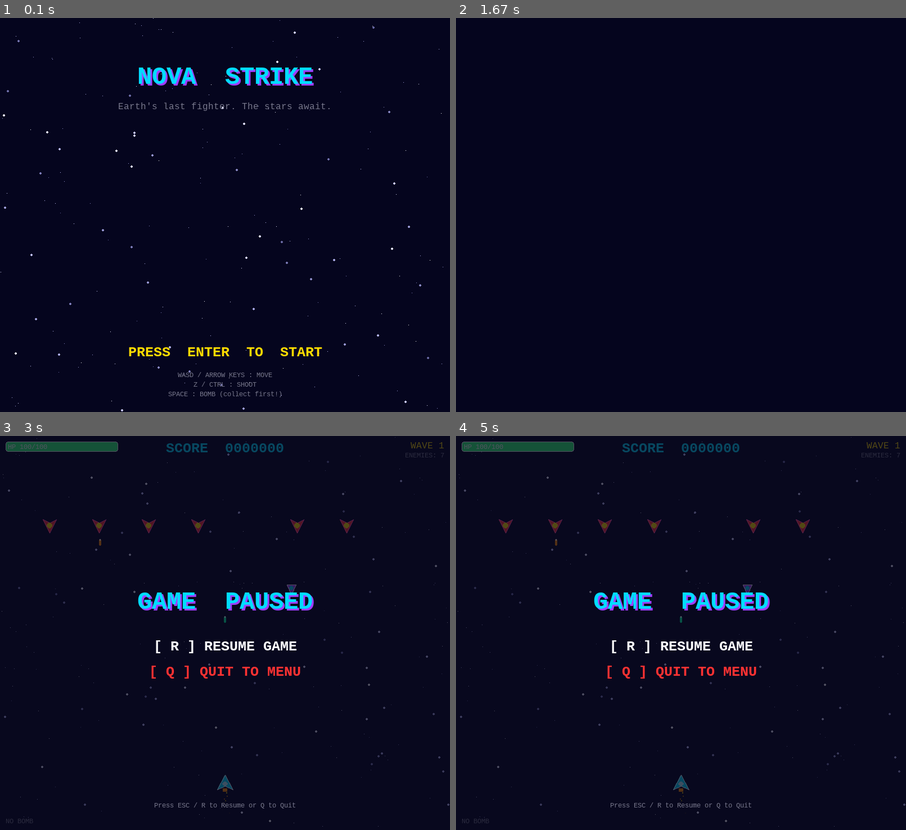
Above: before the commit, frames 1-4 (two rows, left to right).
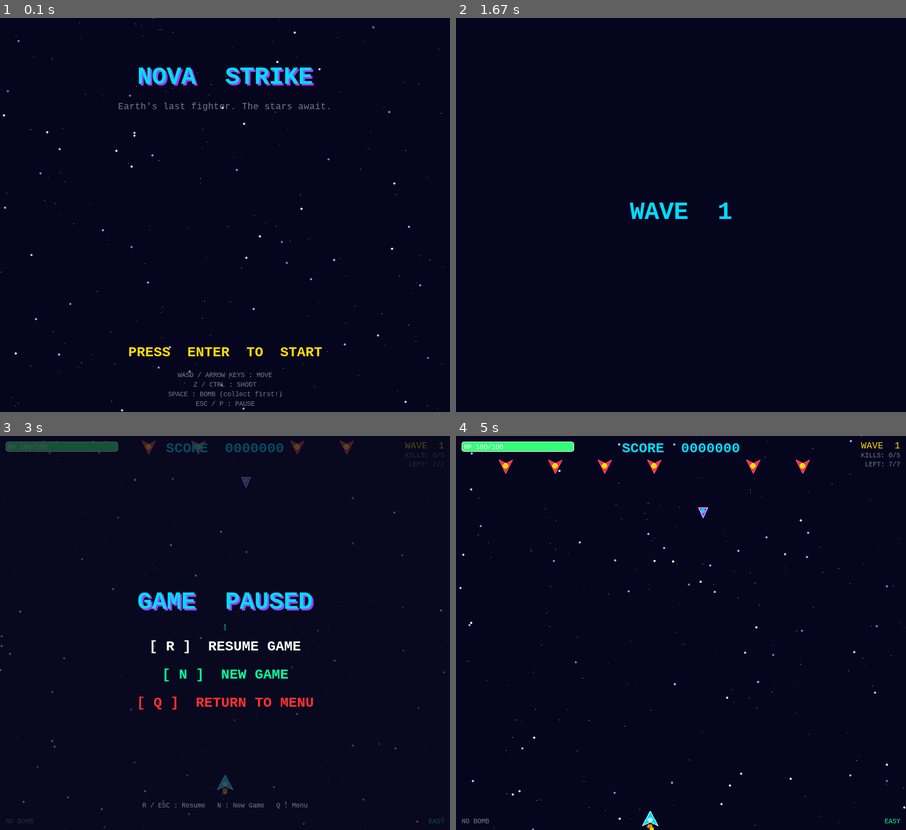
Above: after the commit, the same moments.

Repository: Nolwazee/Nova-Strike-2D-Pygame
Game: pygame game, started from game.py
Same seed, same stepped clock (60 frames per second), same inputs: the game is played once before the commit and once after it.
Inputs:
- Up to frame 1 (0.1 s): no input
- Up to frame 2 (1.67 s): tap Enter at 0.33 s; tap Space at 0.67 s; tap 1 at 1 s
- Up to frame 3 (3 s): tap Z at 2.33 s; hold P from 2.67 s (still down); hold D from 2.67 s (still down)
- Up to frame 4 (5 s): release P at 3.13 s; release D at 3.13 s; hold N 3.17-3.63 s; hold Left 4.17-4.7 s; hold Space from 4.73 s (still down); hold S from 4.73 s (still down)

The runs differ from the first frame. In frame 1, less than 0.1% of the frame differs, in the area x 43-57%, y 97-99%; in frame 2, 0.4%; in frame 3, 2.5%; in frame 4, 4.1%, in the area x 0-100%, y 0-100%.

Commit message:
Add difficulty selection and wave objectives

Diff:
--- a/game.py
+++ b/game.py
@@ -483,11 +483,12 @@
 
 # ─── WAVE DEFINITIONS ────────────────────────────────────────────────────────
 
-def build_wave(wave_num):
+def build_wave(wave_num, speed_mult=1.0):
     enemies = []
     if wave_num % 5 == 0:  # Boss wave
         e = Enemy("boss", W // 2 - 32, -80, wave_num)
         e.entry_y = 40
+        e.speed *= speed_mult
         enemies.append(e)
     else:
         count_basic = 4 + wave_num * 2
@@ -508,8 +509,18 @@
             y = -60 - row * 70
             e = Enemy(etype, x, y, wave_num)
             e.entry_y = 60 + row * 70
+            e.speed *= speed_mult
             enemies.append(e)
     return enemies
+
+
+# ─── WAVE RULES ──────────────────────────────────────────────────────────────
+
+def get_required_kills(wave, wave_total):
+    """Minimum player kills needed before a wave can be cleared."""
+    if wave % 5 == 0:
+        return 1  # boss must be defeated
+    return max(1, math.ceil(wave_total * 0.7))
 
 
 # ─── HUD DRAWING ─────────────────────────────────────────────────────────────
@@ -520,7 +531,8 @@
 font_tiny  = pygame.font.SysFont("consolas", 14)
 
 
-def draw_hud(surf, player, wave, enemies_left, bomb_available):
+def draw_hud(surf, player, wave, enemies_left, bomb_available,
+             wave_total=0, kills_this_wave=0, required_kills=0, diff_label=""):
     # HP bar
     bar_w = 200
     ratio = player.hp / player.max_hp
@@ -535,13 +547,24 @@
     score_txt = font_med.render(f"SCORE  {player.score:07d}", True, CYAN)
     surf.blit(score_txt, (W // 2 - score_txt.get_width() // 2, 8))
 
-    # Wave
-    wave_txt = font_small.render(f"WAVE {wave}", True, YELLOW)
+    # Wave label — red on boss waves
+    is_boss_wave = (wave % 5 == 0)
+    wave_label = f"BOSS  WAVE  {wave}" if is_boss_wave else f"WAVE  {wave}"
+    wave_txt = font_small.render(wave_label, True, RED if is_boss_wave else YELLOW)
     surf.blit(wave_txt, (W - wave_txt.get_width() - 10, 8))
 
-    # Enemies
-    en_txt = font_tiny.render(f"ENEMIES: {enemies_left}", True, GREY)
-    surf.blit(en_txt, (W - en_txt.get_width() - 10, 28))
+    if is_boss_wave:
+        # Boss wave: just remind the player what to do
+        boss_txt = font_tiny.render("DEFEAT  THE  BOSS", True, RED)
+        surf.blit(boss_txt, (W - boss_txt.get_width() - 10, 28))
+    else:
+        # Normal wave: kills progress (turns green when threshold met) + enemies remaining
+        kills_color = NEON_GREEN if kills_this_wave >= required_kills else GREY
+        kills_txt = font_tiny.render(f"KILLS: {kills_this_wave}/{required_kills}", True, kills_color)
+        surf.blit(kills_txt, (W - kills_txt.get_width() - 10, 28))
+        en_label = f"LEFT: {enemies_left}/{wave_total}" if wave_total else f"LEFT: {enemies_left}"
+        en_txt = font_tiny.render(en_label, True, GREY)
+        surf.blit(en_txt, (W - en_txt.get_width() - 10, 44))
 
     # Power-up timers
     y = 36
@@ -557,6 +580,13 @@
     bomb_txt = font_tiny.render("[ SPACE ] BOMB" if bomb_available else "NO BOMB", True, bomb_col)
     surf.blit(bomb_txt, (10, H - 22))
 
+    # Difficulty label (bottom-right)
+    if diff_label:
+        diff_colors = {"EASY": NEON_GREEN, "MEDIUM": YELLOW, "HARD": RED}
+        dc = diff_colors.get(diff_label, GREY)
+        dt = font_tiny.render(diff_label, True, dc)
+        surf.blit(dt, (W - dt.get_width() - 10, H - 22))
+
 
 def draw_stars(surf, stars):
     for s in stars:
@@ -617,7 +647,7 @@
 
         screen.blit(ship_sprite, (W // 2 - 30, int(ship_y)))
 
-        if tick % 80 < 55:
+        if tick % 60 < 30:
             start = font_med.render("PRESS  ENTER  TO  START", True, YELLOW)
             screen.blit(start, (W // 2 - start.get_width() // 2, H - 120))
 
@@ -625,10 +655,184 @@
             "WASD / ARROW KEYS : MOVE",
             "Z / CTRL : SHOOT",
             "SPACE : BOMB (collect first!)",
+            "ESC / P : PAUSE",
         ]
         for i, line in enumerate(controls):
             t = font_tiny.render(line, True, GREY)
             screen.blit(t, (W // 2 - t.get_width() // 2, H - 72 + i * 17))
+
+        pygame.display.flip()
+        clock.tick(FPS)
+        tick += 1
+
+
+def story_screen():
+    """Show mission briefing between title and first wave. Returns 'start' or 'back'."""
+    stars = draw_star_field(200)
+    lines = [
+        ("YEAR 2157  —  EARTH IS UNDER SIEGE.", RED),
+        ("", WHITE),
+        ("The Void Armada, an alien fleet of", WHITE),
+        ("unimaginable scale, tore through every", WHITE),
+        ("planetary defense in hours.", WHITE),
+        ("", WHITE),
+        ("Cities are burning. Governments have", WHITE),
+        ("fallen. Humanity's military is gone.", WHITE),
+        ("", WHITE),
+        ("You are the last pilot standing.", YELLOW),
+        ("One ship.  One chance.", YELLOW),
+        ("", WHITE),
+        ("Survive.  Defend Earth.  Destroy them.", CYAN),
+    ]
+    tick = 0
+
+    while True:
+        for ev in pygame.event.get():
+            if ev.type == pygame.QUIT:
+                pygame.quit(); sys.exit()
+            if ev.type == pygame.KEYDOWN:
+                if ev.key in (pygame.K_RETURN, pygame.K_SPACE):
+                    return "start"
+                if ev.key == pygame.K_ESCAPE:
+                    return "back"
+
+        screen.fill(DARK_BLUE)
+        scroll_stars(stars)
+        draw_stars(screen, stars)
+
+        hdr = font_med.render("MISSION  BRIEFING", True, CYAN)
+        shd = font_med.render("MISSION  BRIEFING", True, PURPLE)
+        tx = W // 2 - hdr.get_width() // 2
+        screen.blit(shd, (tx + 2, 42))
+        screen.blit(hdr, (tx, 40))
+        pygame.draw.line(screen, GREY, (80, 78), (W - 80, 78), 1)
+
+        for i, (text, col) in enumerate(lines):
+            t = font_small.render(text, True, col)
+            screen.blit(t, (W // 2 - t.get_width() // 2, 100 + i * 34))
+
+        if tick % 60 < 30:
+            go = font_med.render("PRESS  ENTER  TO  LAUNCH", True, NEON_GREEN)
+            screen.blit(go, (W // 2 - go.get_width() // 2, H - 70))
+
+        back_hint = font_tiny.render("ESC : Back to Menu", True, GREY)
+        screen.blit(back_hint, (W // 2 - back_hint.get_width() // 2, H - 28))
+
+        pygame.display.flip()
+        clock.tick(FPS)
+        tick += 1
+
+
+def difficulty_selection_screen():
+    """Let the player choose difficulty. Returns a difficulty dict, or None (ESC = back)."""
+    stars = draw_star_field(200)
+    tick = 0
+    selected_index = 1  # default to MEDIUM
+
+    DIFFICULTIES = [
+        {
+            "label": "EASY",
+            "target_waves": 5,
+            "speed_mult": 0.85,
+            "powerup_mult": 1.25,
+            "desc": ["5 Waves", "Slower enemies", "More power-ups"],
+            "color": NEON_GREEN,
+            "key": pygame.K_1,
+        },
+        {
+            "label": "MEDIUM",
+            "target_waves": 10,
+            "speed_mult": 1.0,
+            "powerup_mult": 1.0,
+            "desc": ["10 Waves", "Standard gameplay", ""],
+            "color": YELLOW,
+            "key": pygame.K_2,
+        },
+        {
+            "label": "HARD",
+            "target_waves": 15,
+            "speed_mult": 1.2,
+            "powerup_mult": 0.75,
+            "desc": ["15 Waves", "Faster enemies", "Fewer power-ups"],
+            "color": RED,
+            "key": pygame.K_3,
+        },
+    ]
+
+    while True:
+        for ev in pygame.event.get():
+            if ev.type == pygame.QUIT:
+                pygame.quit(); sys.exit()
+            if ev.type == pygame.KEYDOWN:
+                if ev.key == pygame.K_ESCAPE:
+                    return None
+                if ev.key in (pygame.K_LEFT, pygame.K_a):
+                    selected_index = (selected_index - 1) % len(DIFFICULTIES)
+                elif ev.key in (pygame.K_RIGHT, pygame.K_d):
+                    selected_index = (selected_index + 1) % len(DIFFICULTIES)
+                elif ev.key in (pygame.K_RETURN, pygame.K_KP_ENTER):
+                    return DIFFICULTIES[selected_index]
+                else:
+                    for i, d in enumerate(DIFFICULTIES):
+                        if ev.key == d["key"]:
+                            return d
+
+        screen.fill(DARK_BLUE)
+        scroll_stars(stars)
+        draw_stars(screen, stars)
+
+        hdr = font_med.render("SELECT  DIFFICULTY", True, CYAN)
+        shd = font_med.render("SELECT  DIFFICULTY", True, PURPLE)
+        tx = W // 2 - hdr.get_width() // 2
+        screen.blit(shd, (tx + 2, 62))
+        screen.blit(hdr, (tx, 60))
+        pygame.draw.line(screen, GREY, (80, 100), (W - 80, 100), 1)
+
+        card_w = 190
+        card_h = 160
+        gap = 20
+        total_w = card_w * 3 + gap * 2
+        start_x = W // 2 - total_w // 2
+
+        for i, d in enumerate(DIFFICULTIES):
+            cx = start_x + i * (card_w + gap)
+            cy = 140
+            is_selected = (i == selected_index)
+
+            card_rect = pygame.Rect(cx, cy, card_w, card_h)
+            pygame.draw.rect(screen, (15, 15, 40), card_rect, border_radius=8)
+            if is_selected:
+                # thick bright border for selected card
+                pygame.draw.rect(screen, d["color"], card_rect, 4, border_radius=8)
+                # outer glow ring
+                glow_rect = pygame.Rect(cx - 3, cy - 3, card_w + 6, card_h + 6)
+                pygame.draw.rect(screen, d["color"], glow_rect, 1, border_radius=10)
+            else:
+                pygame.draw.rect(screen, d["color"], card_rect, 2, border_radius=8)
+
+            key_hint = font_tiny.render(f"[ {i + 1} ]", True, d["color"])
+            screen.blit(key_hint, (cx + card_w // 2 - key_hint.get_width() // 2, cy + 10))
+
+            label_col = WHITE if is_selected else d["color"]
+            label_txt = font_med.render(d["label"], True, label_col)
+            screen.blit(label_txt, (cx + card_w // 2 - label_txt.get_width() // 2, cy + 30))
+
+            pygame.draw.line(screen, d["color"], (cx + 16, cy + 62), (cx + card_w - 16, cy + 62), 1)
+
+            for j, line in enumerate(d["desc"]):
+                if line:
+                    lt = font_tiny.render(line, True, WHITE)
+                    screen.blit(lt, (cx + card_w // 2 - lt.get_width() // 2, cy + 74 + j * 22))
+
+            if is_selected:
+                sel_txt = font_tiny.render("SELECTED", True, d["color"])
+                screen.blit(sel_txt, (cx + card_w // 2 - sel_txt.get_width() // 2, cy + card_h + 8))
+
+        hint_line = font_tiny.render(
+            "← / →  or  A / D : Choose      ENTER : Confirm      ESC : Back",
+            True, GREY
+        )
+        screen.blit(hint_line, (W // 2 - hint_line.get_width() // 2, H - 28))
 
         pygame.display.flip()
         clock.tick(FPS)
@@ -661,6 +865,50 @@
         if tick % 80 < 55:
             r = font_med.render("[ R ] RETRY     [ ESC ] QUIT", True, WHITE)
             screen.blit(r, (W // 2 - r.get_width() // 2, H - 100))
+
+        pygame.display.flip()
+        clock.tick(FPS)
+        tick += 1
+
+
+def mission_complete_screen(score):
+    """Victory screen shown after clearing Wave 5 (first boss). Returns 'retry' or 'menu'."""
+    stars = draw_star_field(200)
+    tick = 0
+    while True:
+        for ev in pygame.event.get():
+            if ev.type == pygame.QUIT: pygame.quit(); sys.exit()
+            if ev.type == pygame.KEYDOWN:
+                if ev.key == pygame.K_r:                     return "retry"
+                if ev.key in (pygame.K_ESCAPE, pygame.K_q): return "menu"
+
+        screen.fill(DARK_BLUE)
+        scroll_stars(stars)
+        draw_stars(screen, stars)
+
+        hdr = font_big.render("MISSION  COMPLETE!", True, NEON_GREEN)
+        shd = font_big.render("MISSION  COMPLETE!", True, (0, 80, 40))
+        tx  = W // 2 - hdr.get_width() // 2
+        screen.blit(shd, (tx + 3, 143))
+        screen.blit(hdr, (tx, 140))
+        pygame.draw.line(screen, NEON_GREEN, (80, 198), (W - 80, 198), 1)
+
+        lines = [
+            ("The Void Armada flagship has been destroyed.", WHITE),
+            ("Earth is saved. Humanity lives on.", YELLOW),
+            ("", WHITE),
+            (f"FINAL  SCORE :  {score:07d}", CYAN),
+        ]
+        for i, (text, col) in enumerate(lines):
+            t = font_small.render(text, True, col)
+            screen.blit(t, (W // 2 - t.get_width() // 2, 226 + i * 36))
+
+        if tick % 60 < 30:
+            opts = font_med.render("[ R ] PLAY AGAIN     [ ESC ] MENU", True, YELLOW)
+            screen.blit(opts, (W // 2 - opts.get_width() // 2, H - 100))
+
+        hint = font_tiny.render("R : Retry   ESC / Q : Return to Menu", True, GREY)
+        screen.blit(hint, (W // 2 - hint.get_width() // 2, H - 28))
 
         pygame.display.flip()
         clock.tick(FPS)
@@ -702,8 +950,9 @@
 
     # Menu options
     options = [
-        "[ R ] RESUME GAME",
-        "[ Q ] QUIT TO MENU"
+        ("[ R ]  RESUME GAME",    YELLOW),
+        ("[ N ]  NEW GAME",       NEON_GREEN),
+        ("[ Q ]  RETURN TO MENU", RED),
     ]
 
     # Keep the music state or pause all sounds
@@ -719,8 +968,12 @@
                 if ev.key in (pygame.K_r, pygame.K_ESCAPE):
                     pygame.mixer.unpause()
                     return "resume"
+                if ev.key == pygame.K_n:
+                    pygame.mixer.unpause()
+                    return "restart"
                 if ev.key == pygame.K_q:
-                    return "quit"
+                    pygame.mixer.unpause()
+                    return "menu"
 
         # Draw background capture
         surf.blit(overlay, (0, 0))
@@ -730,17 +983,15 @@
         surf.blit(shadow, (tx + 3, H // 2 - 80 + 3))
         surf.blit(title, (tx, H // 2 - 80))
 
-        # Draw options with blinking selection instructions
-        for i, opt in enumerate(options):
-            col = YELLOW if i == 0 else RED
-            # Blinking effect for Resume option to look active
+        # Draw options
+        for i, (label, col) in enumerate(options):
             if i == 0 and tick % 60 < 30:
                 col = WHITE
-            t = font_med.render(opt, True, col)
-            surf.blit(t, (W // 2 - t.get_width() // 2, H // 2 + 10 + i * 45))
+            t = font_med.render(label, True, col)
+            surf.blit(t, (W // 2 - t.get_width() // 2, H // 2 + 10 + i * 50))
 
         # Draw subtext instructions
-        sub = font_tiny.render("Press ESC / R to Resume or Q to Quit", True, GREY)
+        sub = font_tiny.render("R / ESC : Resume   N : New Game   Q : Menu", True, GREY)
         surf.blit(sub, (W // 2 - sub.get_width() // 2, H - 50))
 
         pygame.display.flip()
@@ -750,7 +1001,14 @@
 
 # ─── MAIN GAME LOOP ──────────────────────────────────────────────────────────
 
-def run_game():
+def run_game(difficulty=None):
+    if difficulty is None:
+        difficulty = {"label": "MEDIUM", "target_waves": 10, "speed_mult": 1.0, "powerup_mult": 1.0}
+    target_waves = difficulty["target_waves"]
+    speed_mult   = difficulty["speed_mult"]
+    powerup_mult = difficulty["powerup_mult"]
+    diff_label   = difficulty["label"]
+
     player = Player()
     bullets = []
     enemies = []
@@ -759,6 +1017,9 @@
     stars = draw_star_field(200)
 
     wave = 1
+    wave_total = 0
+    kills_this_wave = 0
+    required_kills = 0
     bomb_available = False
     wave_clear_timer = 0
     showing_wave = False
@@ -770,7 +1031,10 @@
         music.play(loops=-1)
 
     wave_banner(wave)
-    enemies = build_wave(wave)
+    enemies = build_wave(wave, speed_mult)
+    wave_total = len(enemies)
+    required_kills = get_required_kills(wave, wave_total)
+    kills_this_wave = 0
 
     def bomb_blast():
         nonlocal bomb_available
@@ -790,6 +1054,7 @@
             ))
 
     running = True
+    exit_reason = "quit"
     while running:
         dt = clock.tick(FPS)
 
@@ -800,8 +1065,12 @@
             if ev.type == pygame.KEYDOWN:
                 if ev.key in (pygame.K_ESCAPE, pygame.K_p):
                     action = pause_screen(screen)
-                    if action == "quit":
+                    if action == "menu":
                         running = False
+                        exit_reason = "menu"
+                    elif action == "restart":
+                        running = False
+                        exit_reason = "retry"
                 if ev.key in (pygame.K_SPACE,):
                     bomb_blast()
                 if ev.key in (pygame.K_z, pygame.K_LCTRL, pygame.K_RCTRL):
@@ -857,10 +1126,11 @@
                         player.score += e.score_val
                         score_flash.append([f"+{e.score_val}", int(e.x + e.w // 2), int(e.y), 50])
                         # Drop power-up
-                        if random.random() < 0.25 or e.etype in ("tank", "boss"):
+                        if random.random() < (0.25 * powerup_mult) or e.etype in ("tank", "boss"):
                             powerups.append(PowerUp(e.x + e.w // 2 - 11, e.y))
                         if e in enemies:
                             enemies.remove(e)
+                        kills_this_wave += 1
                         break
 
             # Enemy body vs player
@@ -905,13 +1175,30 @@
 
         # ── Wave progression ──
         if not enemies and not showing_wave:
-            wave_clear_timer += 1
-            if wave_clear_timer >= FPS * 2:
-                wave += 1
-                wave_clear_timer = 0
-                play("level_up")
-                wave_banner(wave)
-                enemies = build_wave(wave)
+            if kills_this_wave < required_kills:
+                # Enemies escaped without enough kills — spawn reinforcements
+                deficit = required_kills - kills_this_wave
+                for _ in range(deficit):
+                    x = random.randint(60, W - 60)
+                    reinf = Enemy("basic", x, -60, wave)
+                    reinf.entry_y = 100
+                    reinf.speed *= speed_mult
+                    enemies.append(reinf)
+            else:
+                wave_clear_timer += 1
+                if wave_clear_timer >= FPS * 2:
+                    if wave == target_waves:  # final boss cleared — mission complete
+                        if music: music.stop()
+                        result = mission_complete_screen(player.score)
+                        return result
+                    wave += 1
+                    wave_clear_timer = 0
+                    play("level_up")
+                    wave_banner(wave)
+                    enemies = build_wave(wave, speed_mult)
+                    wave_total = len(enemies)
+                    required_kills = get_required_kills(wave, wave_total)
+                    kills_this_wave = 0
         else:
             wave_clear_timer = 0
 
@@ -959,23 +1246,42 @@
             tmp.set_alpha(alpha)
             screen.blit(tmp, (sf[1] - t.get_width() // 2, int(sf[2])))
 
-        draw_hud(screen, player, wave, len(enemies), bomb_available)
+        draw_hud(screen, player, wave, len(enemies), bomb_available, wave_total, kills_this_wave, required_kills, diff_label)
+
+        # Wave cleared overlay (shown during the 2-second pause before next wave)
+        if not enemies and 0 < wave_clear_timer < FPS * 2:
+            msg   = "BOSS  ELIMINATED!" if wave % 5 == 0 else "WAVE  CLEARED!"
+            color = RED if wave % 5 == 0 else NEON_GREEN
+            shd_color = (80, 0, 0) if wave % 5 == 0 else (0, 80, 60)
+            wc  = font_big.render(msg, True, color)
+            shd = font_big.render(msg, True, shd_color)
+            wx  = W // 2 - wc.get_width() // 2
+            screen.blit(shd, (wx + 2, H // 2 - 24 + 2))
+            screen.blit(wc,  (wx,     H // 2 - 24))
+
         pygame.display.flip()
 
     if music:
         music.stop()
-    return "quit"
+    return exit_reason
 
 
 # ─── ENTRY POINT ─────────────────────────────────────────────────────────────
 
 def main():
-    title_screen()
     while True:
-        result = run_game()
-        if result == "quit":
+        title_screen()
+        if story_screen() == "back":
+            continue
+        difficulty = difficulty_selection_screen()
+        if difficulty is None:  # ESC on difficulty → back to title
+            continue
+        result = "retry"
+        while result == "retry":
+            result = run_game(difficulty)
+        if result == "quit":  # game-over quit → exit
             break
-        # "retry" loops back
+        # result == "menu" → outer loop → title screen
 
     pygame.quit()
     sys.exit()
